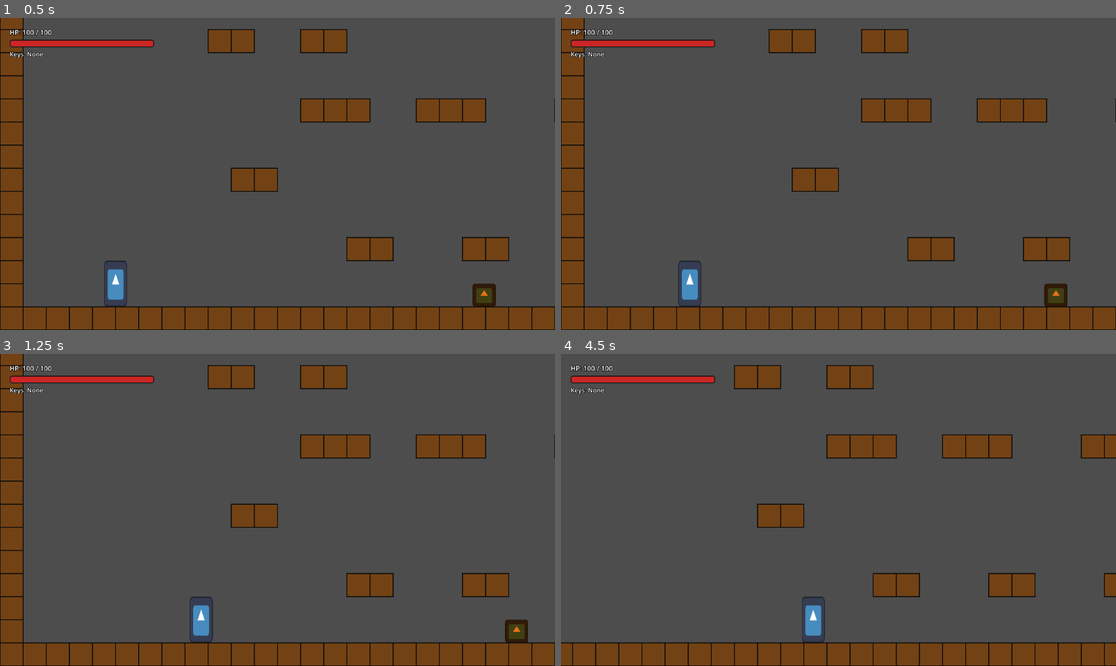
Above: before the commit, frames 1-4 (two rows, left to right).
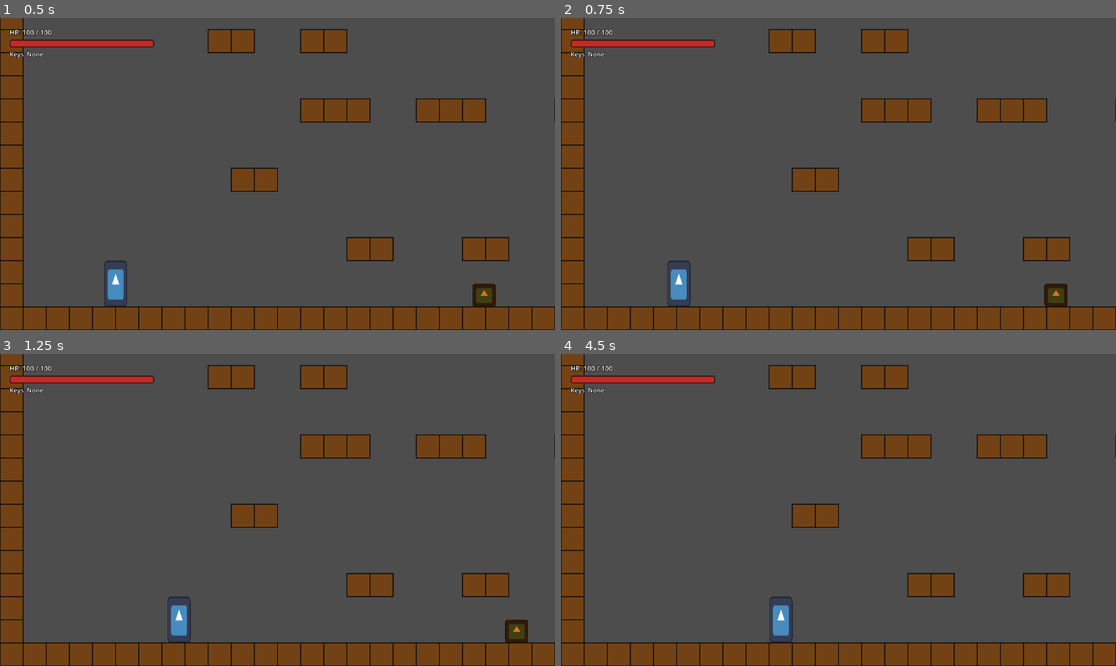
Above: after the commit, the same moments.

Repository: hikarirainbow/New-Project
Game: Godot game, scene res://scenes/levels/sandbox_level.tscn
Same seed, same stepped clock (60 frames per second), same inputs: the game is played once before the commit and once after it. The engine's default icon, where the game draws it, is replaced by a stand-in: a white triangle on a blue panel in a dark square.
Inputs:
- Up to frame 1 (0.5 s): no input
- Up to frame 2 (0.75 s): tap Enter at 0.5 s; hold D (move_right) from 0.53 s (still down); tap X (attack) at 0.6 s
- Up to frame 3 (1.25 s): keep holding D (move_right); tap Space (jump) at 0.77 s
- Up to frame 4 (4.5 s): tap X (attack) at 1.35, 2.3, 2.85, 3.6 s; tap Space (jump) at 1.52, 3.02, 3.77 s; release D (move_right) at 2.03 s; hold A (move_left) 2.03-2.78 s; tap C (dash) at 2.1, 4.35 s; hold D (move_right) 2.78-4.28 s; hold A (move_left) from 4.28 s (still down)

Frame 1 is identical in both runs. In frame 2, 0.5% of the frame differs, in the area x 19-26%, y 77-93%; in frame 3, 0.7%; in frame 4, 13%, in the area x 0-100%, y 0-100%.

Commit message:
fix: lock input and face direction when attacking, force stationary ground attacks, keep airborne falling physics, delete error_log.md

Diff:
--- a/scenes/player/player.gd
+++ b/scenes/player/player.gd
@@ -71,6 +71,16 @@
 
 # Logic trạng thái di chuyển tự do
 func handle_move_state(delta):
+	# Nếu đang tấn công, khóa điều khiển/hướng và dừng lại trên mặt đất
+	if attack_timer > 0.0:
+		if is_on_floor():
+			velocity.x = 0.0
+		if not is_on_floor():
+			var active_gravity = gravity * 1.5 if velocity.y > 0 else gravity
+			velocity.y += active_gravity * delta
+		move_and_slide()
+		return
+
 	# Kích hoạt Tấn công khi nhấn phím X (nút 'attack') và không đang tấn công
 	if Input.is_action_just_pressed("attack") and attack_timer <= 0.0:
 		start_attack()
--- a/scenes/player/player.tscn
+++ b/scenes/player/player.tscn
@@ -4,7 +4,7 @@
 [ext_resource type="Texture2D" uid="uid://4q335xxs2p" path="res://icon.svg" id="2_player_icon"]
 
 [sub_resource type="RectangleShape2D" id="RectangleShape2D_player"]
-size = Vector2(28, 54)
+size = Vector2(28, 56)
 
 [sub_resource type="RectangleShape2D" id="RectangleShape2D_attack"]
 size = Vector2(50, 10)
@@ -19,7 +19,7 @@
 texture = ExtResource("2_player_icon")
 
 [node name="CollisionShape2D" type="CollisionShape2D" parent="." unique_id=1328839108]
-position = Vector2(0, 5)
+position = Vector2(0, 4)
 shape = SubResource("RectangleShape2D_player")
 
 [node name="Camera2D" type="Camera2D" parent="." unique_id=175367551]
Not shown, removed: codex/error_log.md
Not shown, changed: codex/game_dev_script.md
Not shown, changed: codex/project_scope.md
